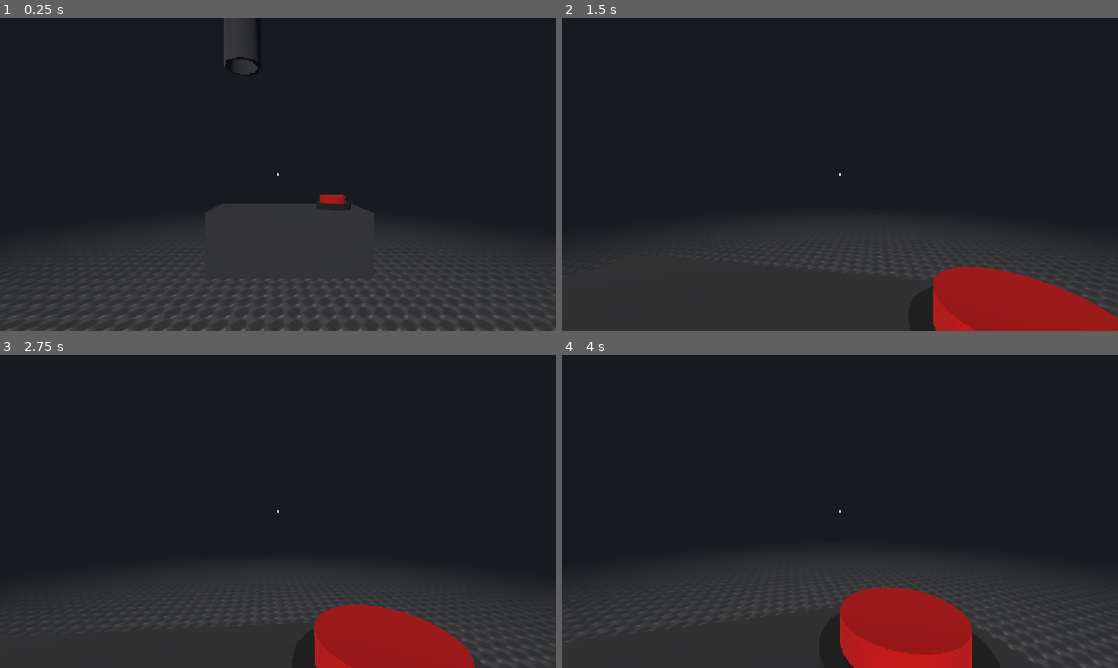
Above: before the commit, frames 1-4 (two rows, left to right).
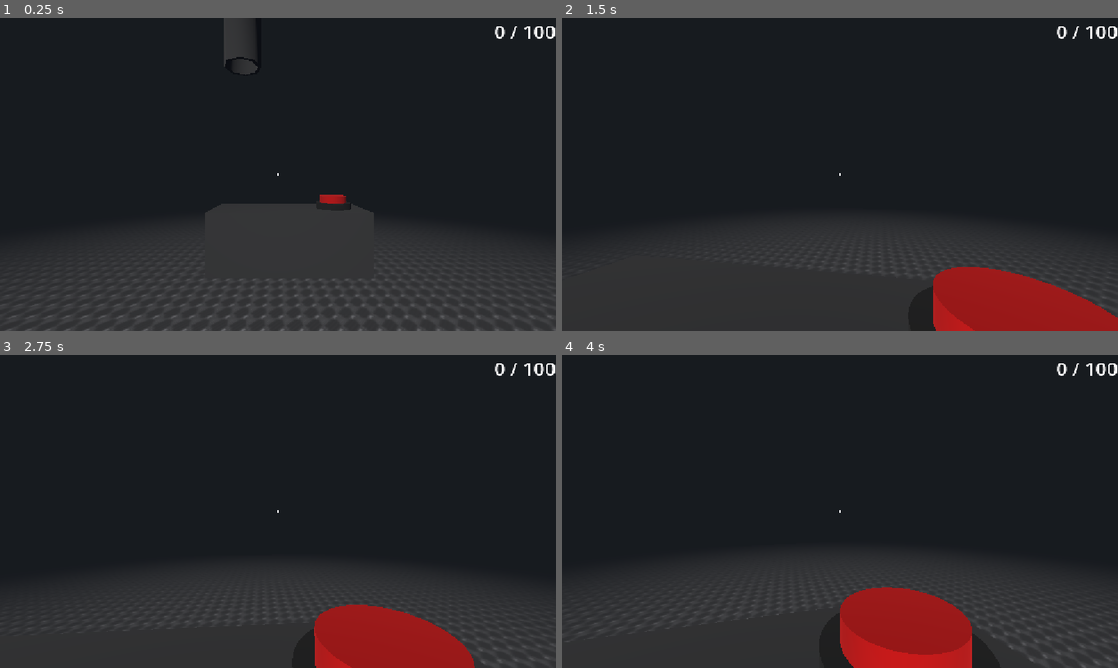
Above: after the commit, the same moments.

Repository: AvSBF/nerdy-papers
Game: Godot game, scene res://Scenes/World.tscn
Same seed, same stepped clock (60 frames per second), same inputs: the game is played once before the commit and once after it.
Inputs (mouse positions are in pixels of both pictures, inside the frame that each line leads up to):
- Up to frame 1 (0.25 s): no input
- Up to frame 2 (1.5 s): tap Enter at 0.5 s; move the mouse to (867, 174) at 0.52 s; hold E (interact) 0.53-1.28 s; hold W (key_forward) from 0.53 s (still down); move the mouse to (812, 174) at 1.27 s; tap Shift (sprint) at 1.35 s
- Up to frame 3 (2.75 s): keep holding W (key_forward); tap Space at 2 s; move the mouse to (289, 505) at 2.02 s; hold G (throw) from 2.03 s (still down)
- Up to frame 4 (4 s): keep holding W (key_forward); tap Enter at 2.75 s; move the mouse to (834, 517) at 2.77 s; release G (throw) at 2.78 s; tap E (interact) at 2.85 s; tap Space at 3.5 s; move the mouse to (878, 514) at 3.52 s; hold Shift (sprint) from 3.53 s (still down)

The runs differ from the first frame. In frame 1, 0.2% of the frame differs, in the area x 89-100%, y 2-7%; in frame 2, 0.2%; in frame 3, 0.2%; in frame 4, 0.2%.

Commit message:
feat: add quota UI tracking deposited paper count

Diff:
--- /dev/null
+++ b/Scenes/QuotaUI.tscn
@@ -0,0 +1,20 @@
+[gd_scene format=3 uid="uid://crud2rvtp0ttd"]
+
+[ext_resource type="Script" uid="uid://bdgctql48o0j5" path="res://Scripts/Quota/quota_controller.gd" id="1_rtav1"]
+
+[sub_resource type="LabelSettings" id="LabelSettings_5ovjq"]
+font_size = 40
+
+[node name="QuotaUI" type="CanvasLayer" unique_id=1553816689]
+script = ExtResource("1_rtav1")
+
+[node name="Quota Detials" type="Label" parent="." unique_id=1656292270]
+anchors_preset = 1
+anchor_left = 1.0
+anchor_right = 1.0
+offset_left = -277.0
+offset_bottom = 71.0
+grow_horizontal = 0
+text = "0 / 100"
+label_settings = SubResource("LabelSettings_5ovjq")
+horizontal_alignment = 2
--- a/Scenes/World.tscn
+++ b/Scenes/World.tscn
@@ -6,6 +6,7 @@
 [ext_resource type="PackedScene" uid="uid://bq7w2m5n8k3xa" path="res://Prefabs/paper_storage.tscn" id="4_storage"]
 [ext_resource type="PackedScene" uid="uid://bcdkmwvhqb7qf" path="res://Prefabs/DebugMenu.tscn" id="5_debug"]
 [ext_resource type="PackedScene" uid="uid://b1c4rdu1c4rda" path="res://Prefabs/BuffCardUI.tscn" id="6_buffcard"]
+[ext_resource type="PackedScene" uid="uid://crud2rvtp0ttd" path="res://Scenes/QuotaUI.tscn" id="7_y7y61"]
 
 [sub_resource type="Environment" id="Environment_mmoe8"]
 background_mode = 1
@@ -43,21 +44,23 @@
 [node name="Paper Creating Table" parent="." unique_id=1739078887 instance=ExtResource("3_5nsto")]
 transform = Transform3D(1, 0, 0, 0, 1, 0, 0, 0, 1, 0.7072947, 0.025000095, -1.580008)
 
-[node name="Paper Storage" parent="." unique_id=1837465201 instance=ExtResource("4_storage")]
+[node name="Paper Storage" parent="." unique_id=1837465201 groups=["paper_storage"] instance=ExtResource("4_storage")]
 transform = Transform3D(-1, 0, -2.9802322e-08, 0, 1, 0, 2.9802322e-08, 0, -1, -2.245055, 0.025000095, 5.419992)
 
-[node name="Paper Storage2" parent="." unique_id=758220714 instance=ExtResource("4_storage")]
+[node name="Paper Storage2" parent="." unique_id=758220714 groups=["paper_storage"] instance=ExtResource("4_storage")]
 transform = Transform3D(-1, 0, -2.9802322e-08, 0, 1, 0, 2.9802322e-08, 0, -1, -0.24505496, 0.025000095, 5.419992)
 paper_type = 2
 
-[node name="Paper Storage3" parent="." unique_id=454407692 instance=ExtResource("4_storage")]
+[node name="Paper Storage3" parent="." unique_id=454407692 groups=["paper_storage"] instance=ExtResource("4_storage")]
 transform = Transform3D(-1, 0, -2.9802322e-08, 0, 1, 0, 2.9802322e-08, 0, -1, 1.754945, 0.025000095, 5.419992)
 paper_type = 3
 
-[node name="Paper Storage4" parent="." unique_id=743524894 instance=ExtResource("4_storage")]
+[node name="Paper Storage4" parent="." unique_id=743524894 groups=["paper_storage"] instance=ExtResource("4_storage")]
 transform = Transform3D(-1, 0, -2.9802322e-08, 0, 1, 0, 2.9802322e-08, 0, -1, 3.754945, 0.025000095, 5.419992)
 paper_type = 4
 
 [node name="DebugMenu" parent="." unique_id=669537794 instance=ExtResource("5_debug")]
 
 [node name="BuffCardUI" parent="." unique_id=733271258 instance=ExtResource("6_buffcard")]
+
+[node name="QuotaUI" parent="." unique_id=1553816689 instance=ExtResource("7_y7y61")]
--- a/Scripts/Paper Storage/paper_storage.gd
+++ b/Scripts/Paper Storage/paper_storage.gd
@@ -1,4 +1,5 @@
 extends Node3D
+class_name PaperStorage
 
 signal paper_deposited(count: int)
 
--- /dev/null
+++ b/Scripts/Quota/quota_controller.gd
@@ -0,0 +1,19 @@
+extends CanvasLayer
+
+@onready var quota_label : Label = $"Quota Detials"
+
+var current_quota : int
+var current_deposited : int
+
+func _ready():
+	current_quota = 100
+	current_deposited = 0
+	for storage in get_tree().get_nodes_in_group("paper_storage"):
+		storage.paper_deposited.connect(_on_paper_deposited)
+
+func _on_paper_deposited(_count: int) -> void:
+	current_deposited += 1
+	_update_label()
+
+func _update_label():
+	quota_label.text = "%d / %d" % [current_deposited, current_quota]
--- a/project.godot
+++ b/project.godot
@@ -19,6 +19,10 @@
 
 window/stretch/mode="canvas_items"
 window/stretch/aspect="expand"
+
+[global_group]
+
+paper_storage=""
 
 [input]
 
Not shown, added: Scripts/Quota/quota_controller.gd.uid
